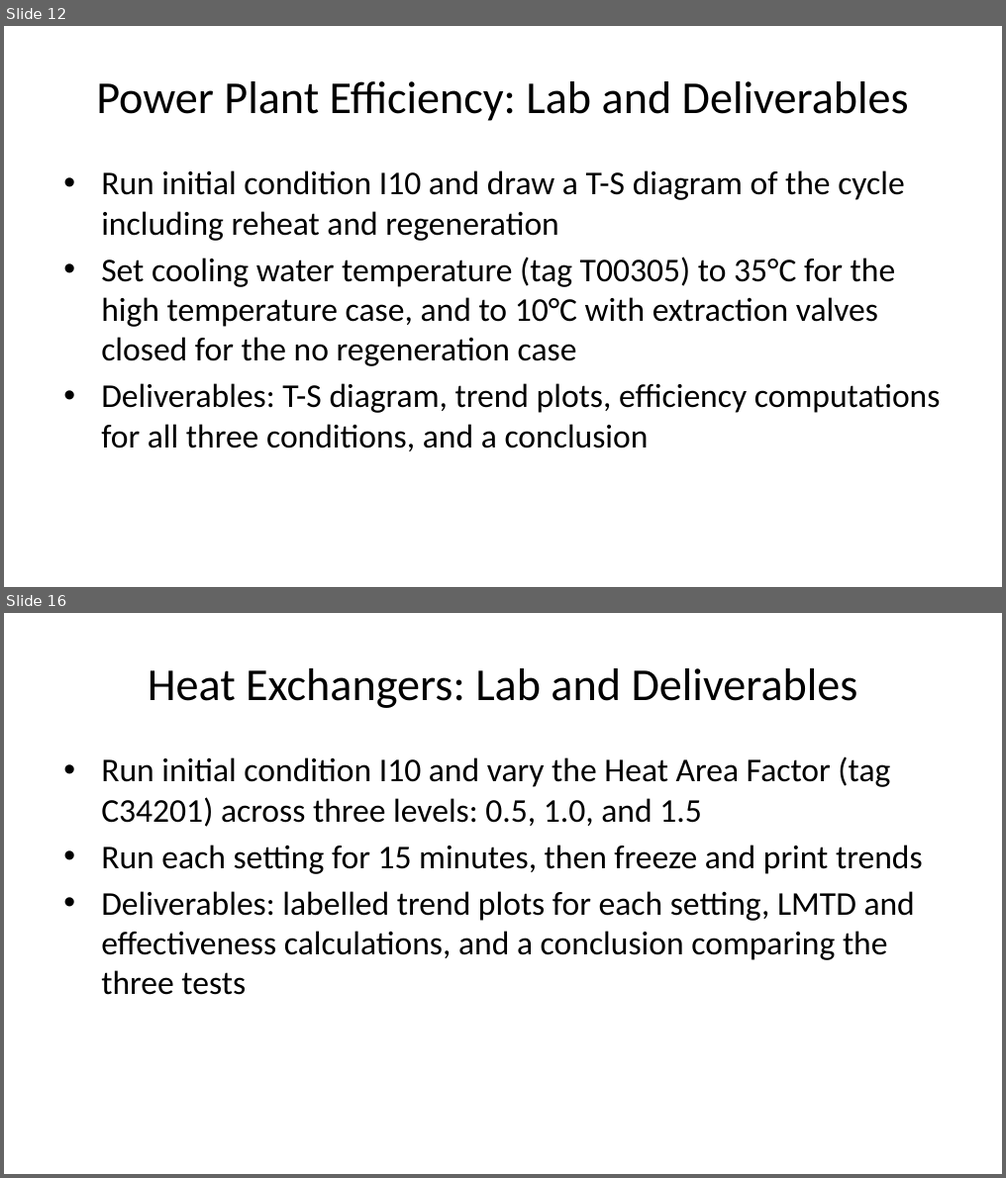
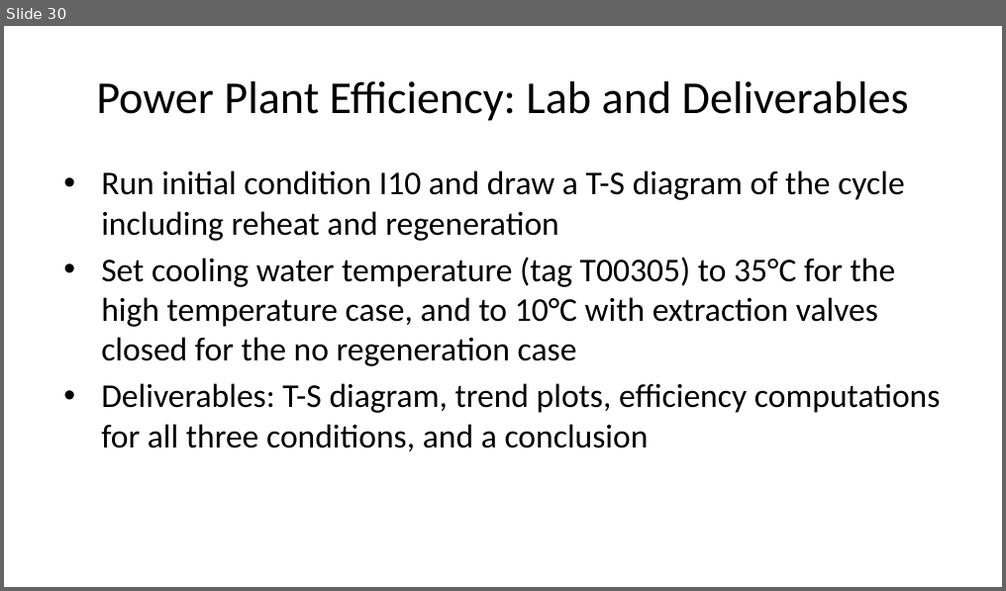
Before and after one commit to volumen25/simlabs, a slide deck: UC2026_simlabs.pptx. Shown one above the other, each under a label of ours: slides 12 and 16 before the commit, slide 30 after it; the slides between them are not shown. The pictures are 1006x1178 and 1006x591 pixels, drawn with LibreOffice and Linux fonts; fonts in the diff are those of the drawing. Boxes give left, top, right and bottom in pixels: in the first picture for what was removed or moved away, otherwise in the second. Text is boxed around its words. In the diff, an @@ line names an element or a change of style, - is before the commit and + after.

```diff
--- a/UC2026_simlabs.pptx
+++ b/UC2026_simlabs.pptx
@@ slide 16 removed at bbox=[4, 613, 1002, 1174], background #FFFFFF @@
@@ title removed at bbox=[148, 668, 858, 708] @@
-Heat Exchangers: Lab and Deliverables
@@ text removed at bbox=[101, 757, 923, 995] @@
-• Run initial condition I10 and vary the Heat Area Factor (tag C34201) across three levels: 0.5, 1.0, and 1.5
-• Run each setting for 15 minutes, then freeze and print trends
-• Deliverables: labelled trend plots for each setting, LMTD and effectiveness calculations, and a conclusion comparing the three tests
@@ what was slide 12 is now slide 30 @@
```
Also in this commit, not shown: 7 slides changed, 18 slides added, 5 other slides removed, 7 other files.
